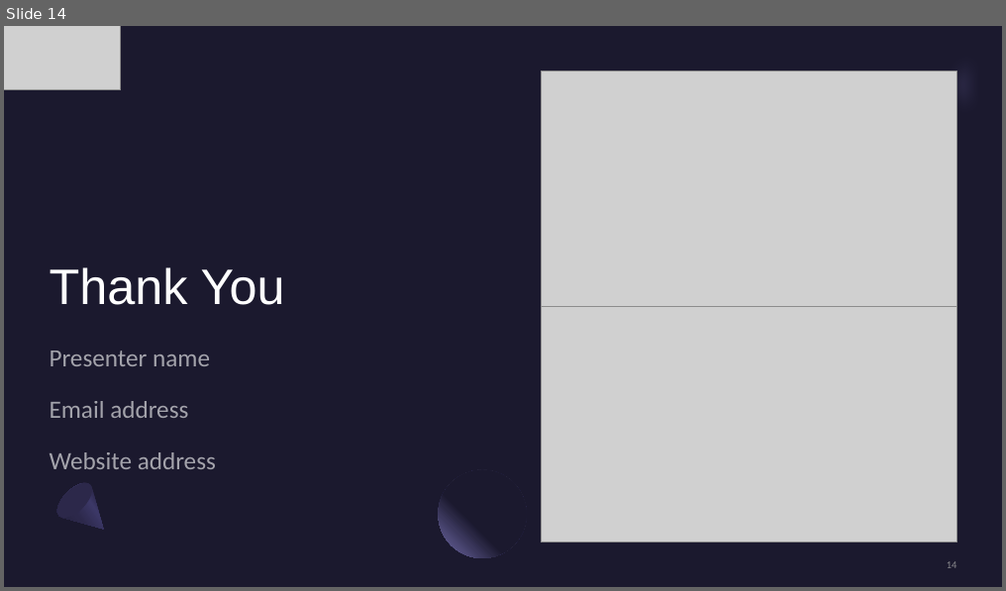
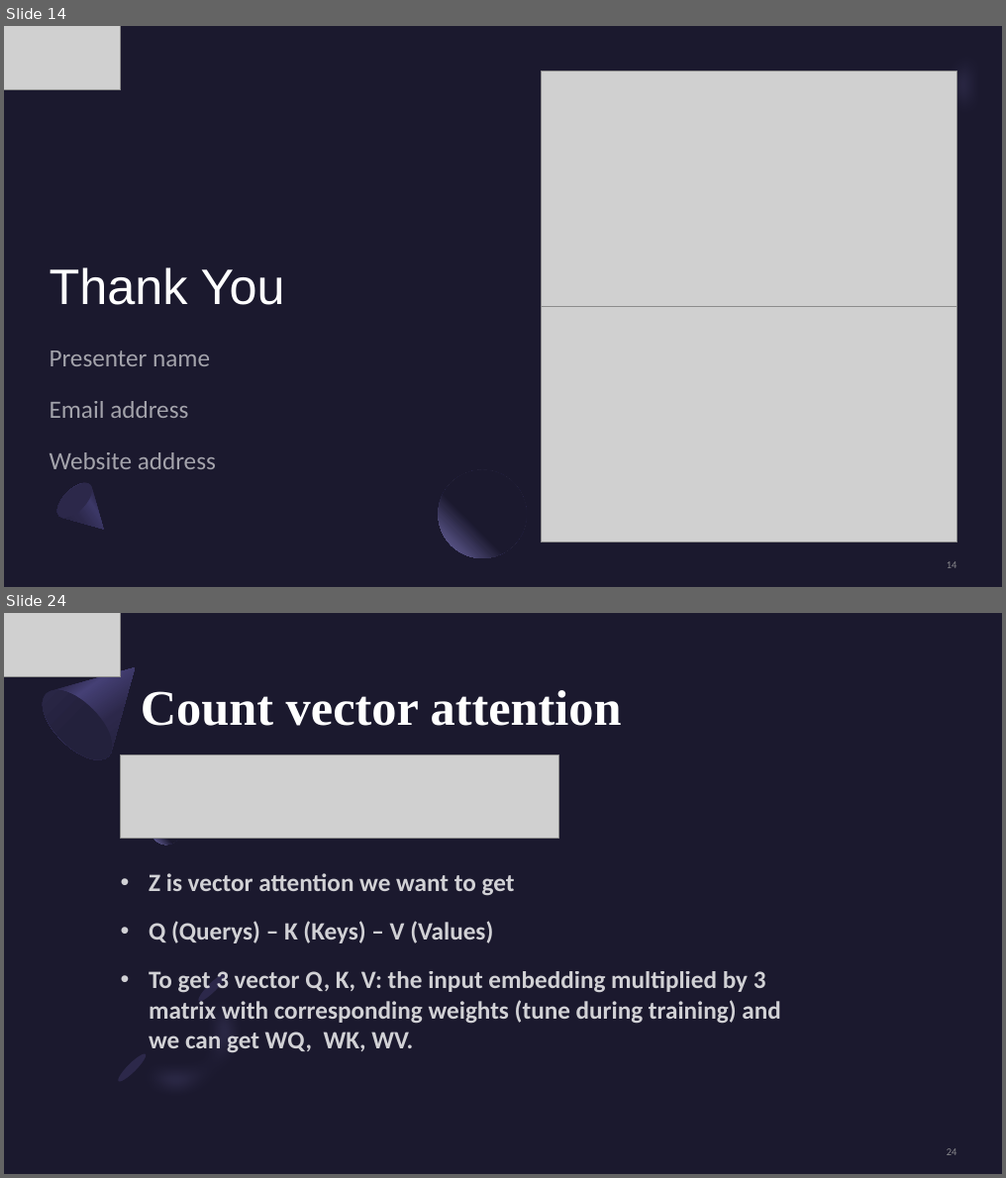
Before and after one commit to kiranes8c/CNTT2, a slide deck: DOC/Tuan 1 - Tìm hiểu machine translation.pptx. Shown one above the other, each under a label of ours: slide 14 before the commit, slides 14 and 24 after it; the slides between them are not shown. The pictures are 1006x591 and 1006x1178 pixels, drawn with LibreOffice and Linux fonts; fonts in the diff are those of the drawing; grey boxes stand for pictures. Boxes give left, top, right and bottom in pixels: in the first picture for what was removed or moved away, otherwise in the second. Text is boxed around its words. In the diff, an @@ line names an element or a change of style, - is before the commit and + after.

```diff
--- a/DOC/Tuan 1 - Tìm hiểu machine translation.pptx
+++ b/DOC/Tuan 1 - Tìm hiểu machine translation.pptx
@@ slide 24 added at <box>4,613,1002,1174</box>, background #1B192E @@
@@ picture added at <box>4,613,120,677</box> @@
@@ freeform shape added at <box>31,637,166,772</box>, fill gradient #2C284A to #454075 to #1B192E @@
@@ ellipse added at <box>31,678,125,772</box>, fill gradient #23213C to #2C284A @@
@@ title added at <box>141,690,622,726</box>, 48 pt, text #FFFFFF, bold @@
+Count vector attention
@@ picture added at <box>121,756,558,838</box> @@
@@ ellipse added at <box>152,815,180,845</box>, fill gradient #1B192E to #7771B2 @@
@@ subtitle added at <box>149,873,780,1053</box>, 24 pt, text #FFFFFF at 80% opacity, bold @@
+• Z is vector attention we want to get
+• Q (Querys) – K (Keys) – V (Values)
+• To get 3 vector Q, K, V: the input embedding multiplied by 3 matrix with corresponding weights (tune during training) and we can get WQ, WK, WV.
@@ group added at <box>110,964,281,1136</box>: 2 freeform shapes, 2 ellipses @@
@@ page number added at <box>946,1149,957,1156</box>, 10 pt, text #A6A6A6 at 80% opacity @@
+24
```
Also in this commit, not shown: 16 other slides added, 1 other file.
